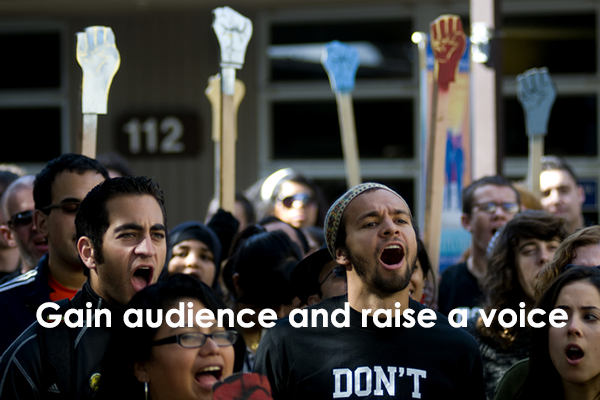
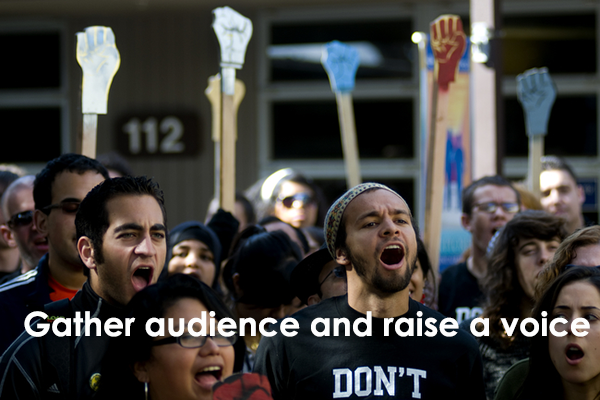
Comparing the layer stacks of the two 600 x 400 images. Changes:
renamed "Gain audience and raise a voice" to "Gather audience and raise a voice", painted on it over [24, 302, 590, 337]
